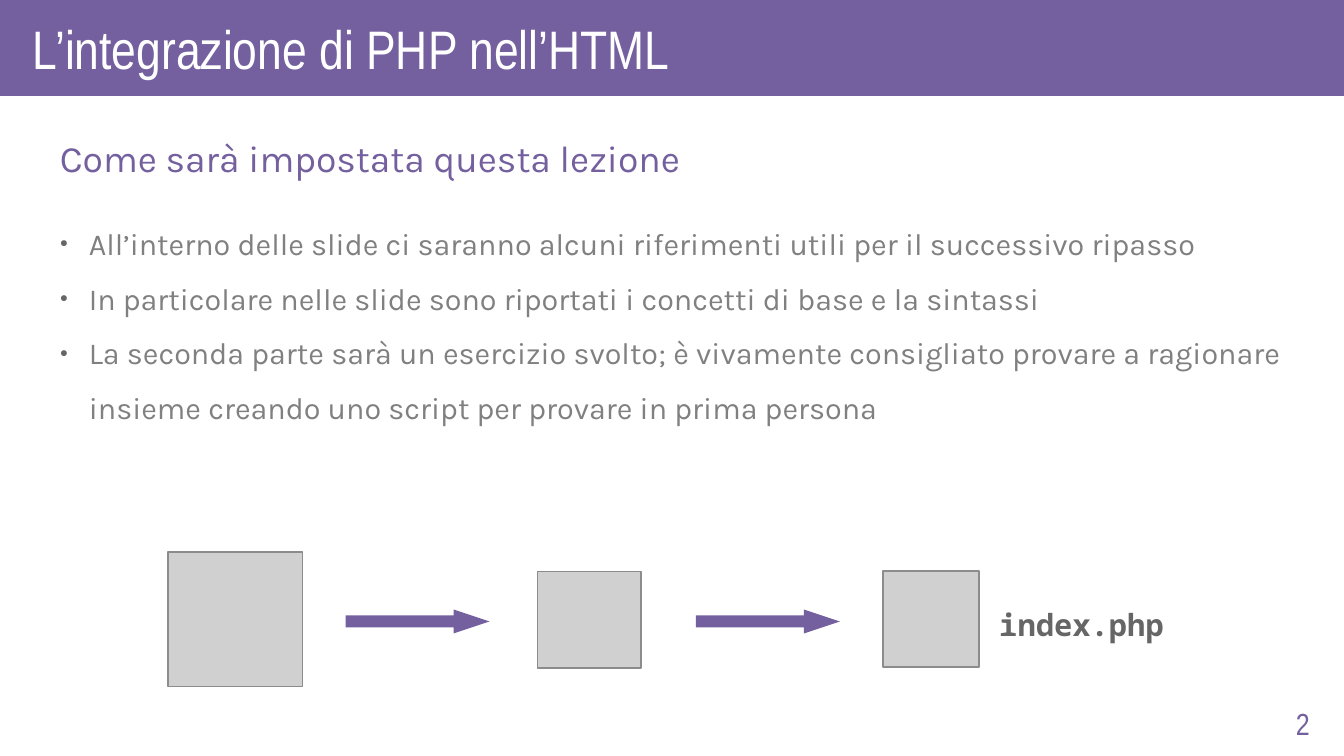
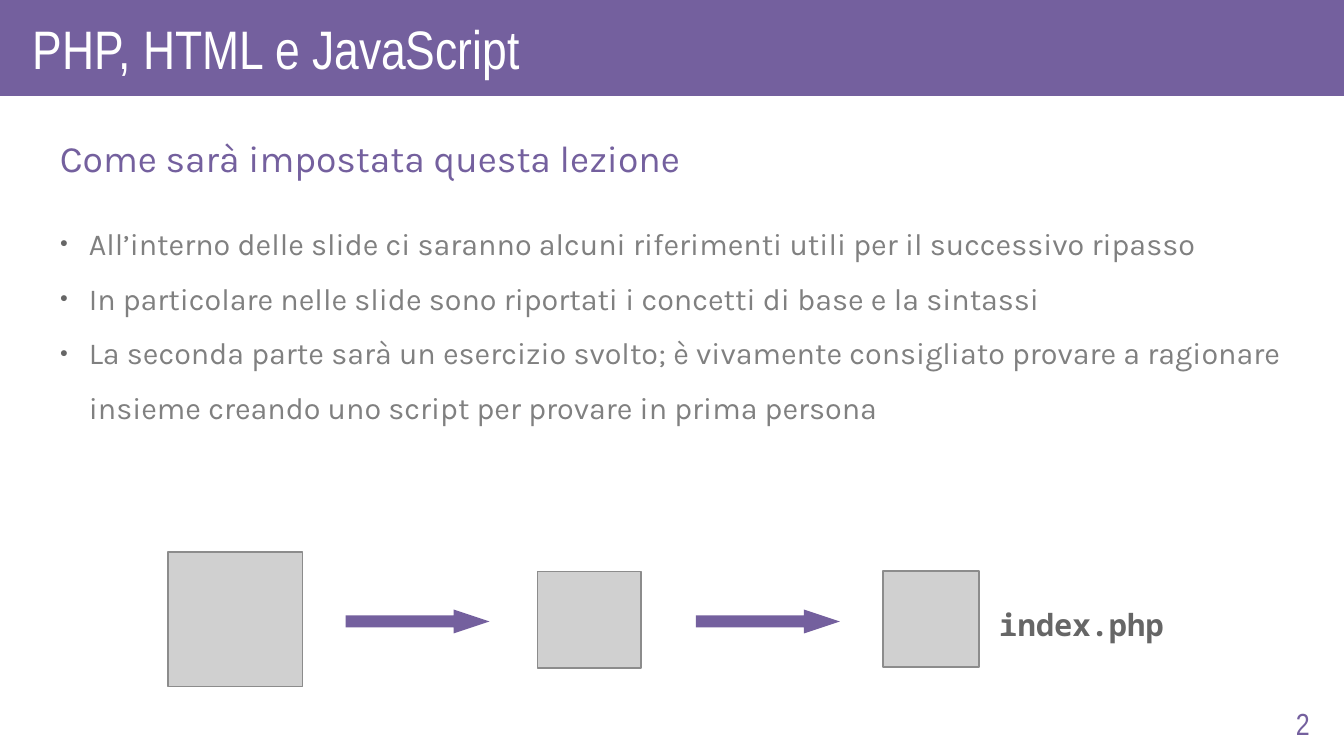
Before and after one commit to AlexF1789/corsoPHP, a slide deck: slide 2 of slide_odp/lez5.odp. Drawn at 1344x756 pixels with LibreOffice and Linux fonts; fonts in the diff are those of the drawing; grey boxes stand for pictures. Boxes give left, top, right and bottom in pixels: in the first picture for what was removed or moved away, otherwise in the second. Text is boxed around its words. In the diff, an @@ line names an element or a change of style, - is before the commit and + after.

```diff
--- a/slide_odp/lez5.odp
+++ b/slide_odp/lez5.odp
@@ text at (33,29,519,79): text changed @@
-L’integrazione di PHP nell’HTML
+PHP, HTML e JavaScript
```
Also in this commit, not shown: 8 other slides changed, 5 slides added, 6 other files.
